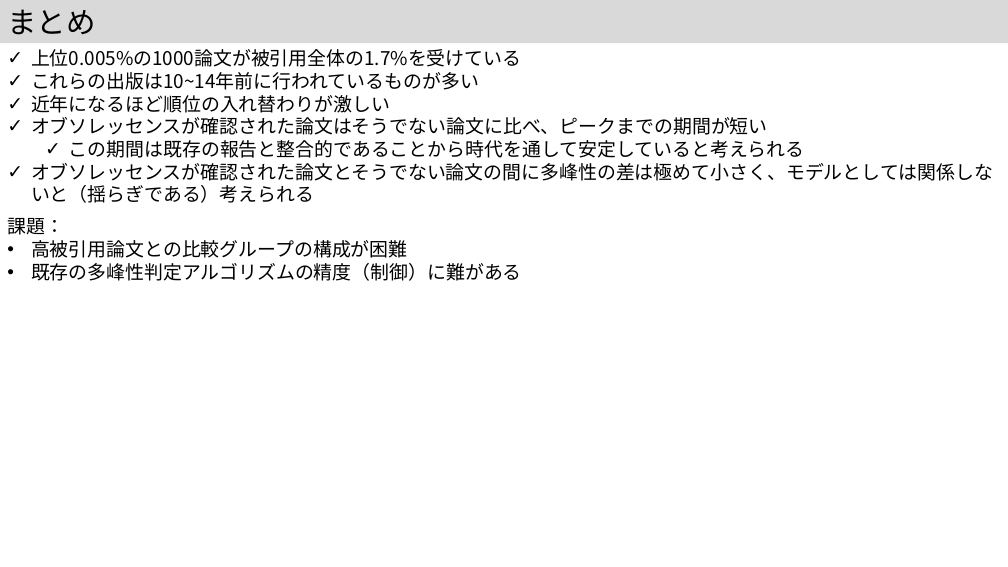
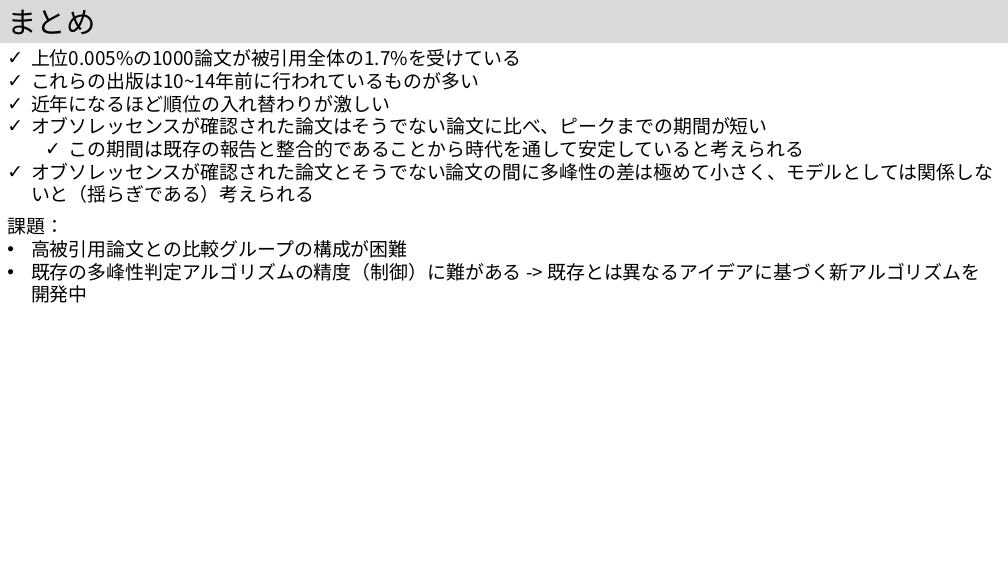
Before and after one commit to kouamano/pubmed-analysis, a slide deck: slide 11 of 202312/MIS41.pptx. Drawn at 1008x567 pixels with LibreOffice and Linux fonts; fonts in the diff are those of the drawing. Boxes give left, top, right and bottom in pixels: in the first picture for what was removed or moved away, otherwise in the second. Text is boxed around its words. In the diff, an @@ line names an element or a change of style, - is before the commit and + after.

Commit message:
add

```diff
--- a/202312/MIS41.pptx
+++ b/202312/MIS41.pptx
@@ text at (x1=31, y1=263, x2=980, y2=303): text changed @@
-• 既存の多峰性判定アルゴリズムの精度（制御）に難がある
+• 既存の多峰性判定アルゴリズムの精度（制御）に難がある -> 既存とは異なるアイデアに基づく新アルゴリズムを開発中
```
Also in this commit, not shown: 1 other slide changed.
